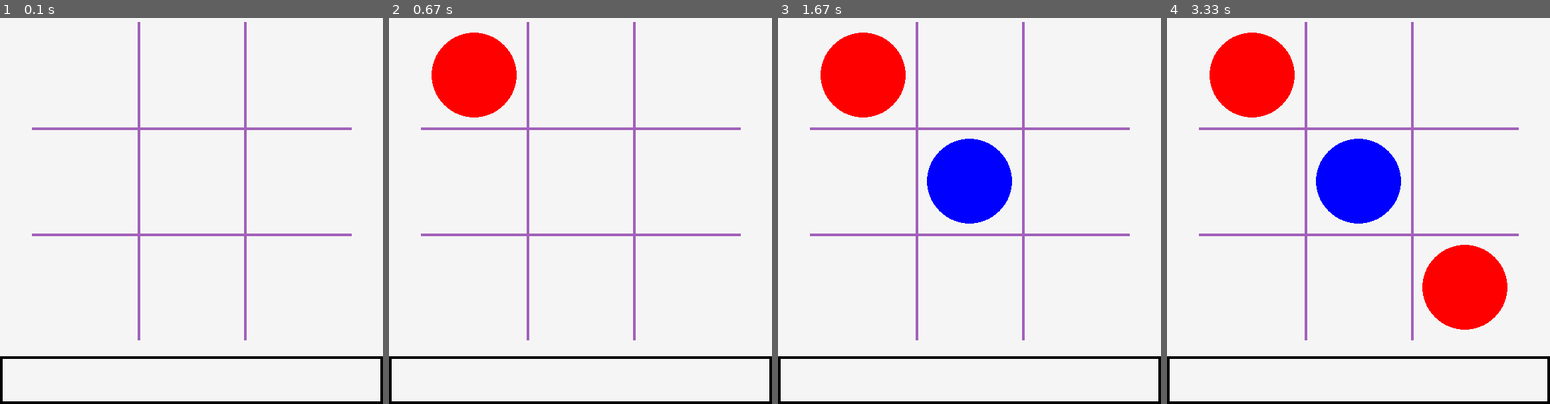
Above: before the commit, frames 1-4 (left to right).
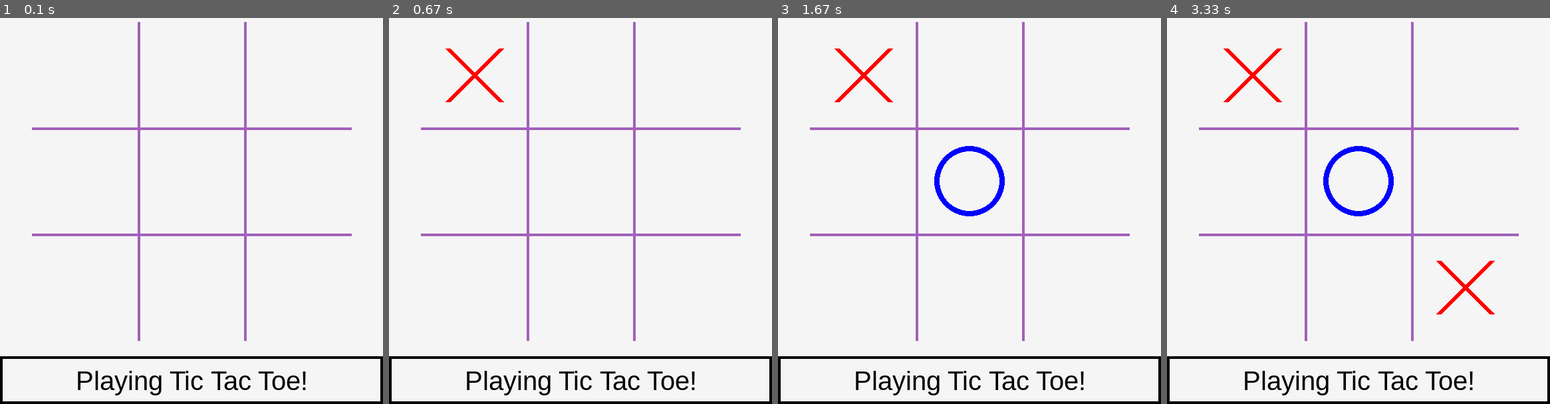
Above: after the commit, the same moments.

Repository: wmart802/pygames
Game: pygame game, started from pygameTicTacToe.py
Two runs of this game, one before a commit and one after it. Both use one fixed random seed, a clock stepped at 60 frames per second and the inputs below.
Inputs (mouse positions are in pixels of both pictures, inside the frame that each line leads up to):
- Up to frame 1 (0.1 s): no input
- Up to frame 2 (0.67 s): click (473, 75) at 0.38 s
- Up to frame 3 (1.67 s): click (973, 230) at 0.72 s
- Up to frame 4 (3.33 s): click (1458, 268) at 3.05 s

The runs differ from the first frame. In frame 1, 1.0% of the frame differs, in the area x 20-80%, y 83-98%; in frame 2, 4.4%; in frame 3, 7.5%; in frame 4, 11%, in the area x 11-89%, y 3-98%.

Commit message:
Committing files for 1.0 version of tic tac toe

Diff:
--- a/pygameTicTacToe.py
+++ b/pygameTicTacToe.py
@@ -18,21 +18,25 @@
 x0 = (winBase - boardLength) // 2
 x = [x0, x0 + dx, x0 + 2*dx, x0 + 3*dx]
 y = [boardBorder, boardBorder+dx, boardBorder+2*dx, boardBorder+3*dx]
+xmids = [x[1] - dx // 2, x[2] - dx // 2, x[3] - dx // 2]
+ymids= [y[1] - dx // 2, y[2] - dx // 2, y[3] - dx // 2]
 tboxHeight = winHeight - (boardLength + 2*boardBorder)
 
 # Geometries for Drawing
 lwidth = winBase // 140
+
+# Initializing
+pygame.init()
+win = pygame.display.set_mode((winBase, winHeight))
+pygame.display.set_caption('Playing Pygame')
 
 # Game Variables
 spots = [0]*9
 p1 = 1
 p2 = -1
 player = -1
-
-# Initializing
-pygame.init()
-win = pygame.display.set_mode((winBase, winHeight))
-pygame.display.set_caption('Playing Pygame')
+gamefont = pygame.font.Font('Arial.ttf', dx // 4)
+text = 'Playing Tic Tac Toe!'
 
 # Color setting
 win.fill(mycolors.offwhite)
@@ -71,31 +75,45 @@
     pygame.draw.line(win, cb, (x[0], y[2]), (x[3], y[2]), lwidth)
 
     # Draw Test Boxes
-    pygame.draw.rect(win, mycolors.offwhite, (0, y[3], winBase, tboxHeight))
-    pygame.draw.rect(win, mycolors.black, (0, y[3] + boardBorder, winBase, tboxHeight), lwidth)
+    tbox = pygame.draw.rect(win, mycolors.offwhite, (0, y[3] + boardBorder, winBase, tboxHeight))
+    tboxOutline = pygame.draw.rect(win, mycolors.black, (0, y[3] + boardBorder, winBase, tboxHeight), lwidth)
+    displaytext = gamefont.render(text, True, mycolors.black)
+    textrect = displaytext.get_rect()
+    textrect.center = (winBase // 2, winHeight - tboxHeight // 2)
+    win.blit(displaytext, textrect)
+
 
     # Drawing Selection
     if goodSelection:
         player *= -1
         spots[spotsIndex] = player
         if player == 1:
-            pygame.draw.circle(win, c1, (x[i] - (dx // 2), y[j] - (dx // 2)), dx*2 // 5)
+            pygame.draw.line(win, c1, (xmids[i-1] + dx // 4, ymids[j-1] + dx // 4),
+                             (xmids[i-1] - dx // 4, ymids[j-1] - dx // 4), 2*lwidth)
+            pygame.draw.line(win, c1, (xmids[i - 1] + dx // 4, ymids[j - 1] - dx // 4),
+                             (xmids[i - 1] - dx // 4, ymids[j - 1] + dx // 4), 2 * lwidth)
         elif player == -1:
-            pygame.draw.circle(win, c2, (x[i] - (dx // 2), y[j] - (dx // 2)), dx * 2 // 5)
+            pygame.draw.circle(win, c2, (xmids[i-1], ymids[j-1]), dx // 3, 2*lwidth)
 
     pygame.display.update()
 
     # Checking for winner
     winner = checkwinner(spots)
     if winner:
-        time.sleep(1)
+        pygame.time.wait(300)
         if winner == 1:
-            win.fill(c1)
+            text = 'Player 1 Wins!'
+            tbox = pygame.draw.rect(win, mycolors.offwhite, (0, y[3] + boardBorder, winBase, tboxHeight))
+            tboxOutline = pygame.draw.rect(win, mycolors.black, (0, y[3] + boardBorder, winBase, tboxHeight), lwidth)
+            updatetext(win, gamefont, text,  tboxHeight)
             pygame.display.update()
         elif winner == -1:
-            win.fill(c2)
+            text = 'Player 2 Wins!'
+            tbox = pygame.draw.rect(win, mycolors.offwhite, (0, y[3] + boardBorder, winBase, tboxHeight))
+            tboxOutline = pygame.draw.rect(win, mycolors.black, (0, y[3] + boardBorder, winBase, tboxHeight), lwidth)
+            updatetext(win, gamefont, text, tboxHeight)
             pygame.display.update()
-        time.sleep(4)
+        pygame.time.wait(4000)
         playing = False
 
 pygame.quit()
--- a/ticTacToeFunctions.py
+++ b/ticTacToeFunctions.py
@@ -1,4 +1,6 @@
 # Functions for Tic Tac Toe Game
+
+import mycolors
 
 def checkwinner(boardspots):
     winner = False
@@ -23,3 +25,10 @@
         winner = boardspots[2]
 
     return winner
+
+def updatetext(win, gamefont, text, textboxheight):
+    # Updates text in tbox
+    displaytext = gamefont.render(text, True, mycolors.black)
+    textrect = displaytext.get_rect()
+    textrect.center = (win.get_width() / 2, win.get_height() - textboxheight / 2)
+    win.blit(displaytext, textrect)
